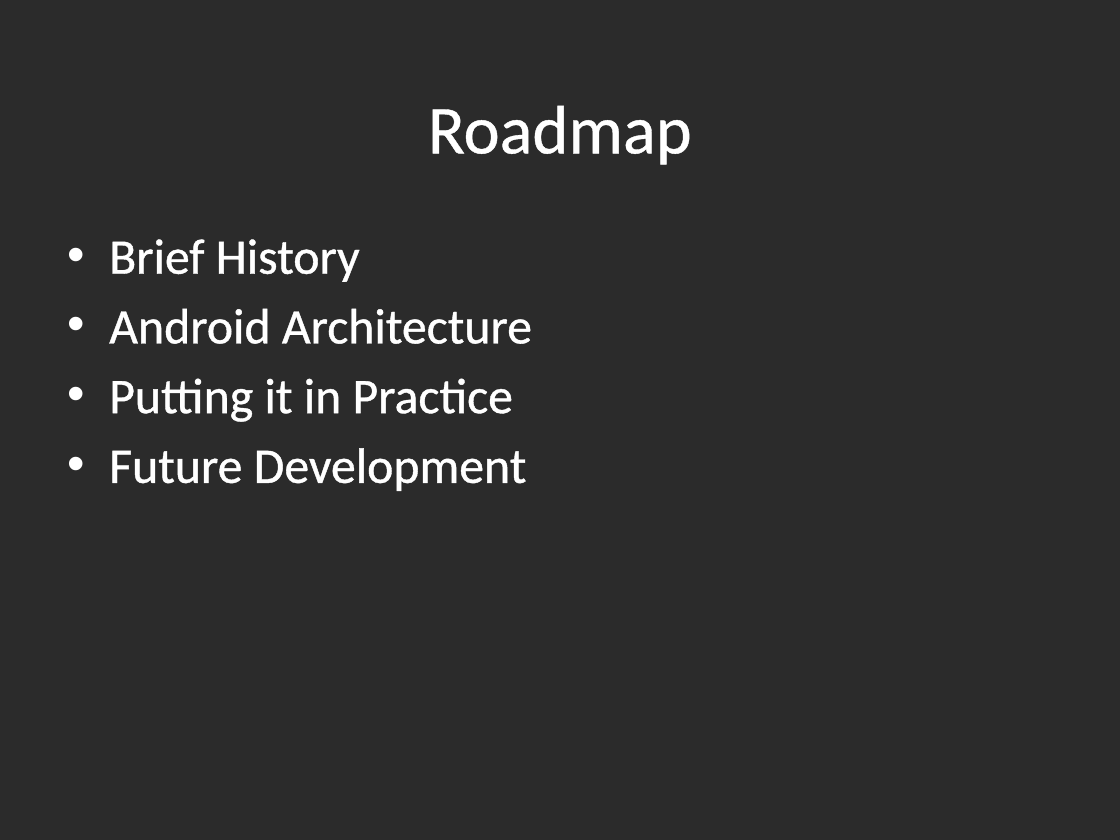
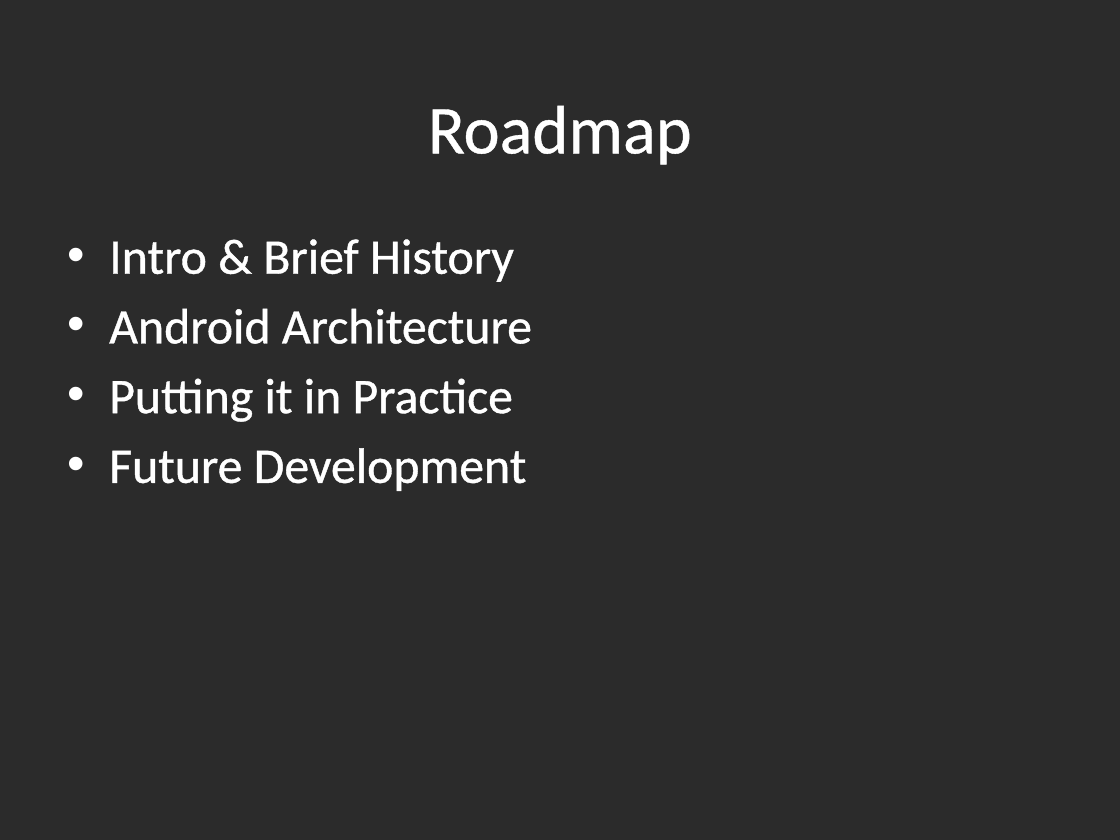
Before and after one commit to drwelden/Android-Presentation, a slide deck: slide 3 of Developing With Android.pptx. Drawn at 1120x840 pixels with LibreOffice and Linux fonts; fonts in the diff are those of the drawing; background and template pictures are left out; a plain dark background stands for a picture behind light text. Boxes give left, top, right and bottom in pixels: in the first picture for what was removed or moved away, otherwise in the second. Text is boxed around its words. In the diff, an @@ line names an element or a change of style, - is before the commit and + after.

```diff
--- a/Developing With Android.pptx
+++ b/Developing With Android.pptx
@@ text at box(109, 239, 514, 282): text changed @@
-• Brief History
+• Intro & Brief History
```
Also in this commit, not shown: 2 other slides changed, 8 slides added.
